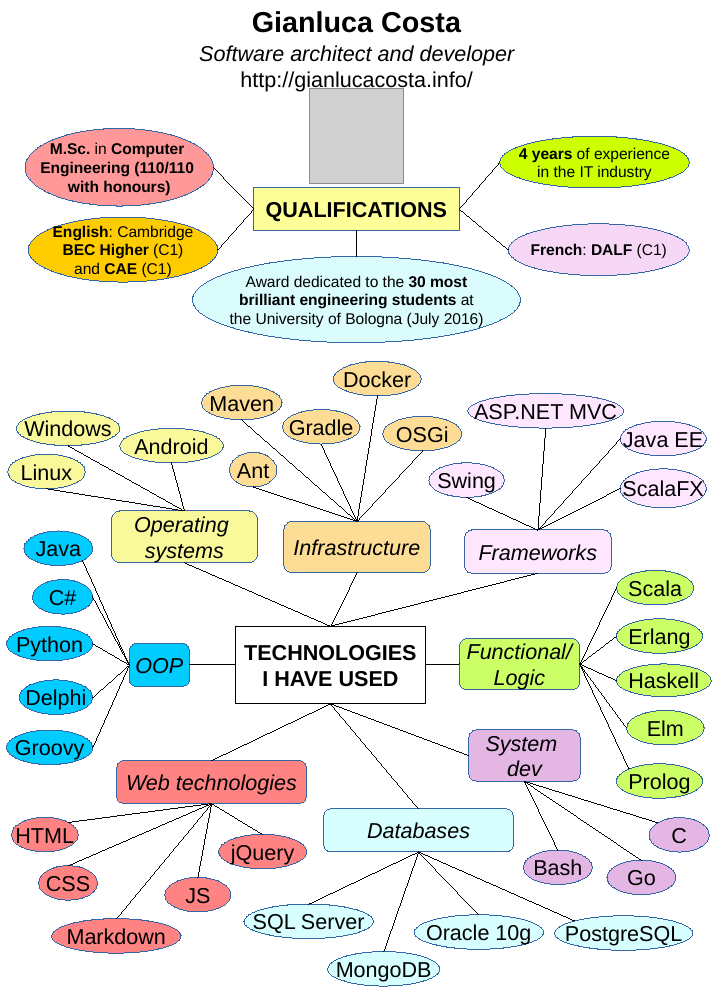
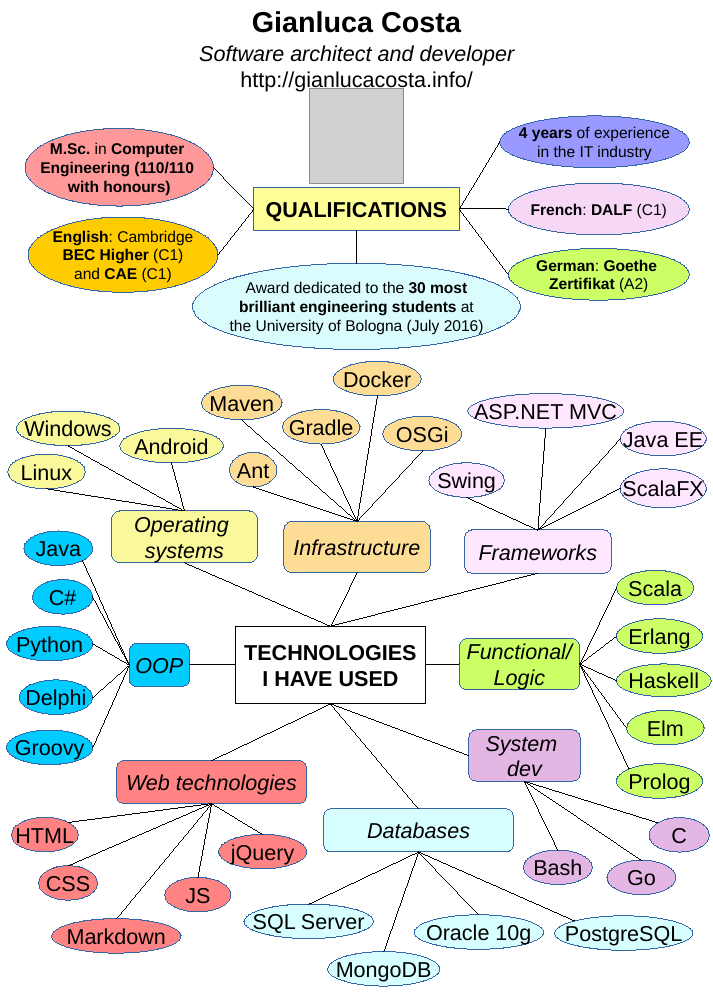
Before and after one commit to giancosta86/giancosta86.github.io, a slide deck: slide 1 of _sources/cv_costa_en.odp. Drawn at 713x1008 pixels with LibreOffice and Linux fonts; fonts in the diff are those of the drawing; grey boxes stand for pictures. Boxes give left, top, right and bottom in pixels: in the first picture for what was removed or moved away, otherwise in the second. Text is boxed around its words. In the diff, an @@ line names an element or a change of style, - is before the commit and + after.

```diff
--- a/_sources/cv_costa_en.odp
+++ b/_sources/cv_costa_en.odp
@@ ellipse "4 years of experience": place and size @@
-ellipse "4 years of experience" at [499,136,689,188]
+ellipse "4 years of experience" at [499,116,689,167]
@@ ellipse "4 years of experience" at [499,116,689,167]: fill #CCFF00 to #9999FF @@
@@ line moved from (499, 162) - (459, 209) to (499, 141) - (459, 209) @@
@@ line moved from (218, 250) - (253, 209) to (218, 254) - (253, 209) @@
@@ line moved from (508, 250) - (459, 209) to (508, 209) - (459, 209) @@
@@ line added from (459, 209) to (508, 274), #000000 0 pt @@
@@ ellipse "French: DALF (C1)": place and size @@
-ellipse "French: DALF (C1)" at [508,224,689,276]
+ellipse "French: DALF (C1)" at [508,183,689,235]
@@ ellipse "English: Cambridge": place and size @@
-ellipse "English: Cambridge" at [28,217,218,282]
+ellipse "English: Cambridge" at [28,217,218,292]
@@ line moved from (356, 257) - (356, 230) to (356, 263) - (356, 230) @@
@@ ellipse "Award dedicated to the 30 ...": place and size @@
-ellipse "Award dedicated to the 30 ..." at [192,257,520,343]
+ellipse "Award dedicated to the 30 ..." at [192,263,520,349]
@@ ellipse added at [508,248,689,300], fill #CCFF66, outline #3465A4 0 pt, 13 pt, text #000000, bold @@
+German: Goethe
+Zertifikat (A2)
```
Also in this commit, not shown: 1 other slide changed, 1 other file.
